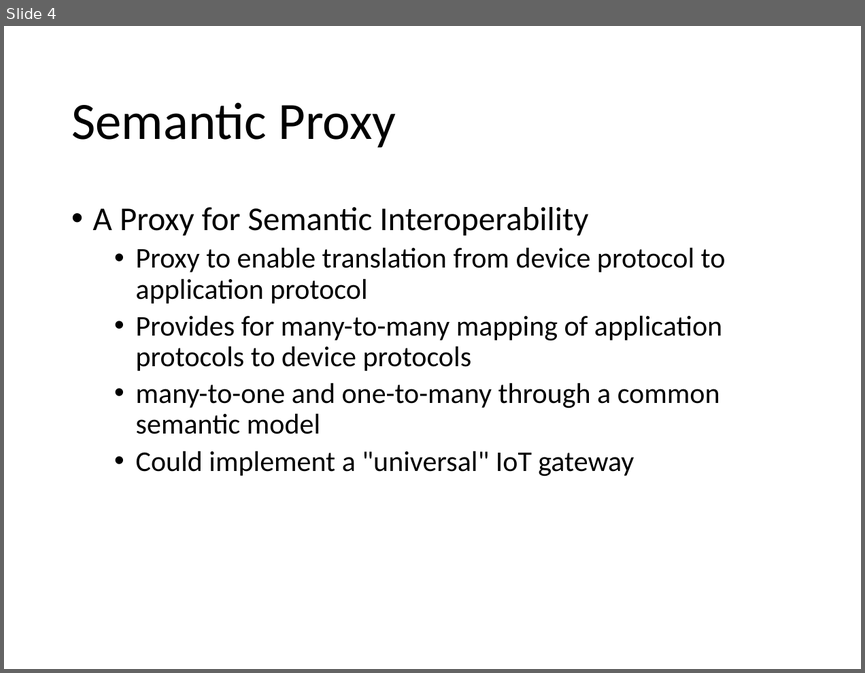
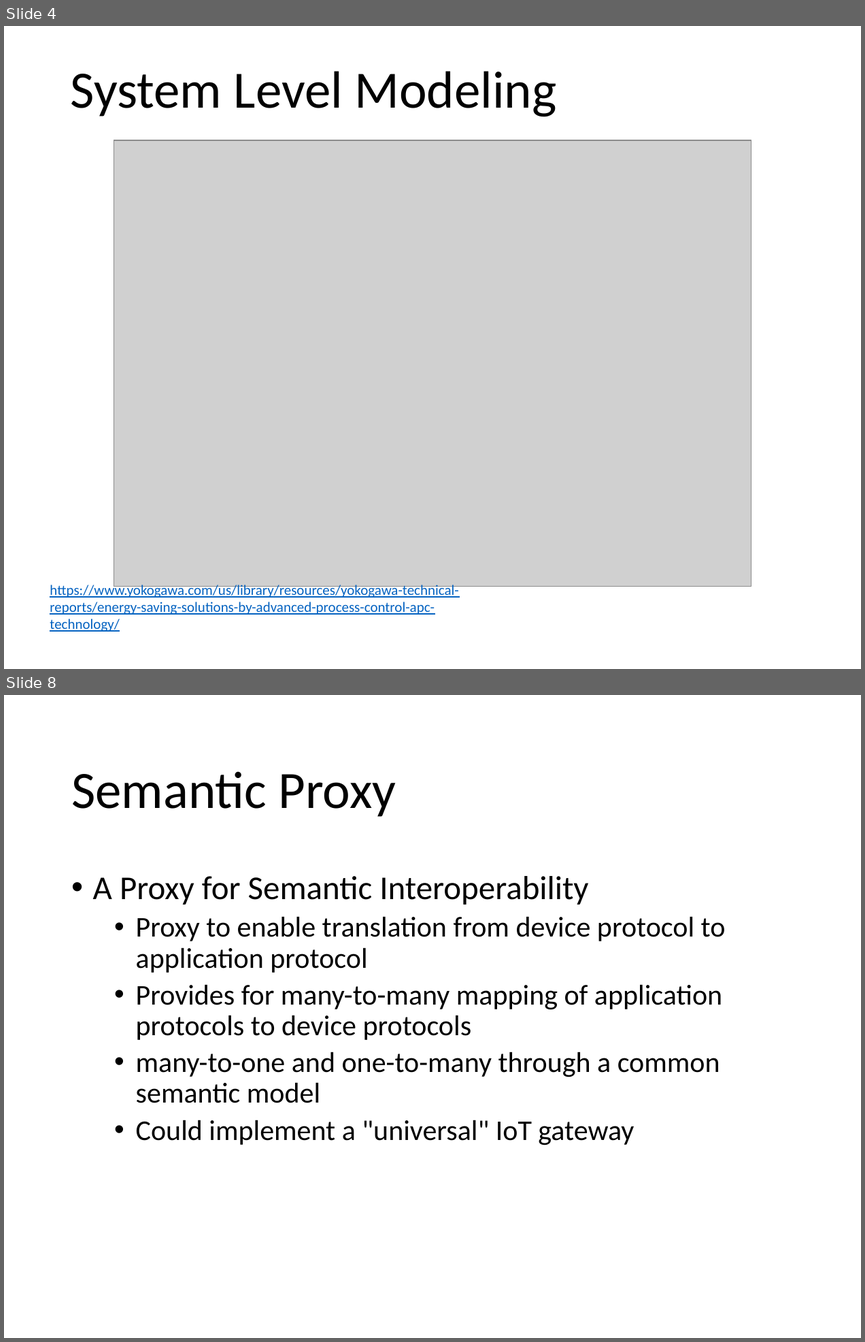
Before and after one commit to iot-schema-collab/teleconferences, a slide deck: iotschema-january2020.pptx. Shown one above the other, each under a label of ours: slide 4 before the commit, slides 4 and 8 after it; the slides between them are not shown. The pictures are 865x673 and 865x1342 pixels, drawn with LibreOffice and Linux fonts; fonts in the diff are those of the drawing; grey boxes stand for pictures. Boxes give left, top, right and bottom in pixels: in the first picture for what was removed or moved away, otherwise in the second. Text is boxed around its words. In the diff, an @@ line names an element or a change of style, - is before the commit and + after.

Commit message:
Update the January deck
Added system level modeling

```diff
--- a/iotschema-january2020.pptx
+++ b/iotschema-january2020.pptx
@@ slide 4 added at (4, 26, 861, 669), background #FFFFFF @@
@@ title added at (71, 71, 556, 117), 44 pt, text #000000 @@
+System Level Modeling
@@ picture added at (113, 140, 750, 586) @@
@@ text added at (50, 583, 458, 631), 12 pt, text #0563C1, underline @@
+https://www.yokogawa.com/us/library/resources/yokogawa-technical-reports/energy-saving-solutions-by-advanced-process-control-apc-technology/
@@ what was slide 4 is now slide 8 @@
```
Also in this commit, not shown: 3 slides changed, 3 other slides added, 1 other file.
